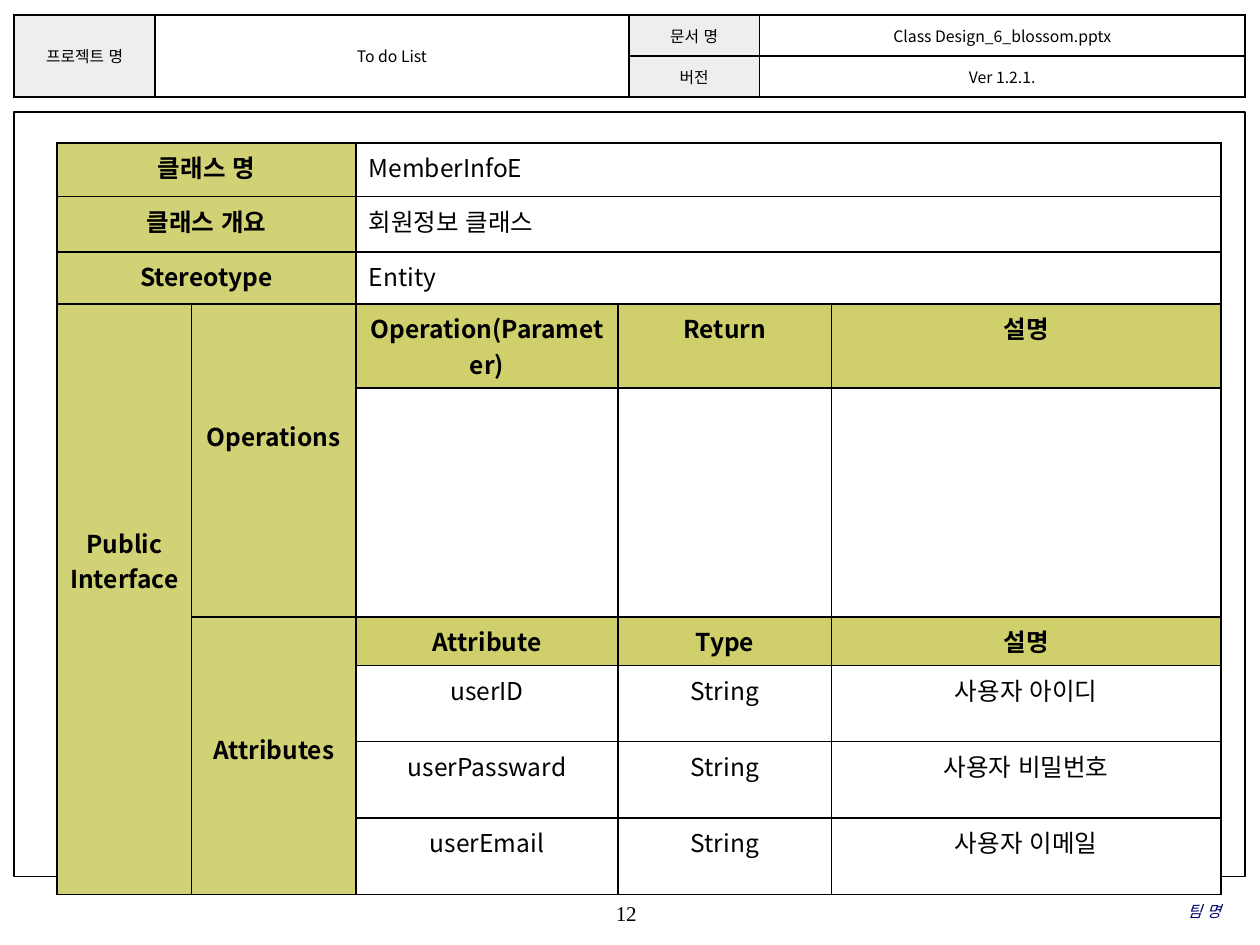
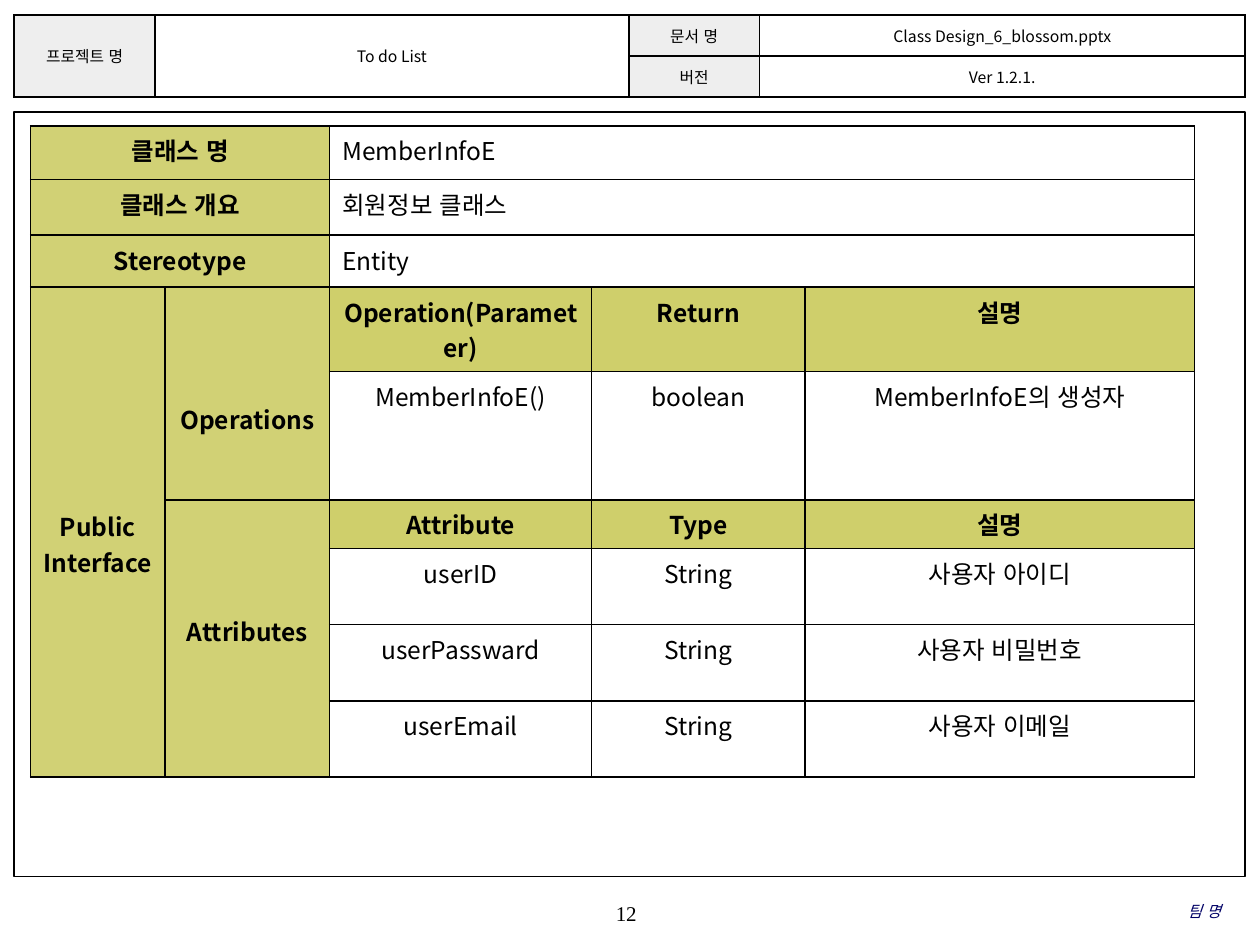
Before and after one commit to SE-admin/SE2017_6_blossom, a slide deck: slide 12 of doc/3_ 설계서/Class Design_6_blossom.pptx. Drawn at 1260x945 pixels with LibreOffice and Linux fonts; fonts in the diff are those of the drawing; background and template pictures are left out. Boxes give left, top, right and bottom in pixels: in the first picture for what was removed or moved away, otherwise in the second. Text is boxed around its words. In the diff, an @@ line names an element or a change of style, - is before the commit and + after.

```diff
--- a/doc/3_ 설계서/Class Design_6_blossom.pptx
+++ b/doc/3_ 설계서/Class Design_6_blossom.pptx
@@ table at bbox=[30, 126, 1194, 745] @@
-row 5:  |  |  |  | 
+row 5:  |  | MemberInfoE() | boolean | MemberInfoE의 생성자
@@ table: place and size @@
-table at bbox=[57, 142, 1221, 862]
+table at bbox=[30, 126, 1194, 745]
```
Also in this commit, not shown: 15 other slides changed, 1 slide added.
